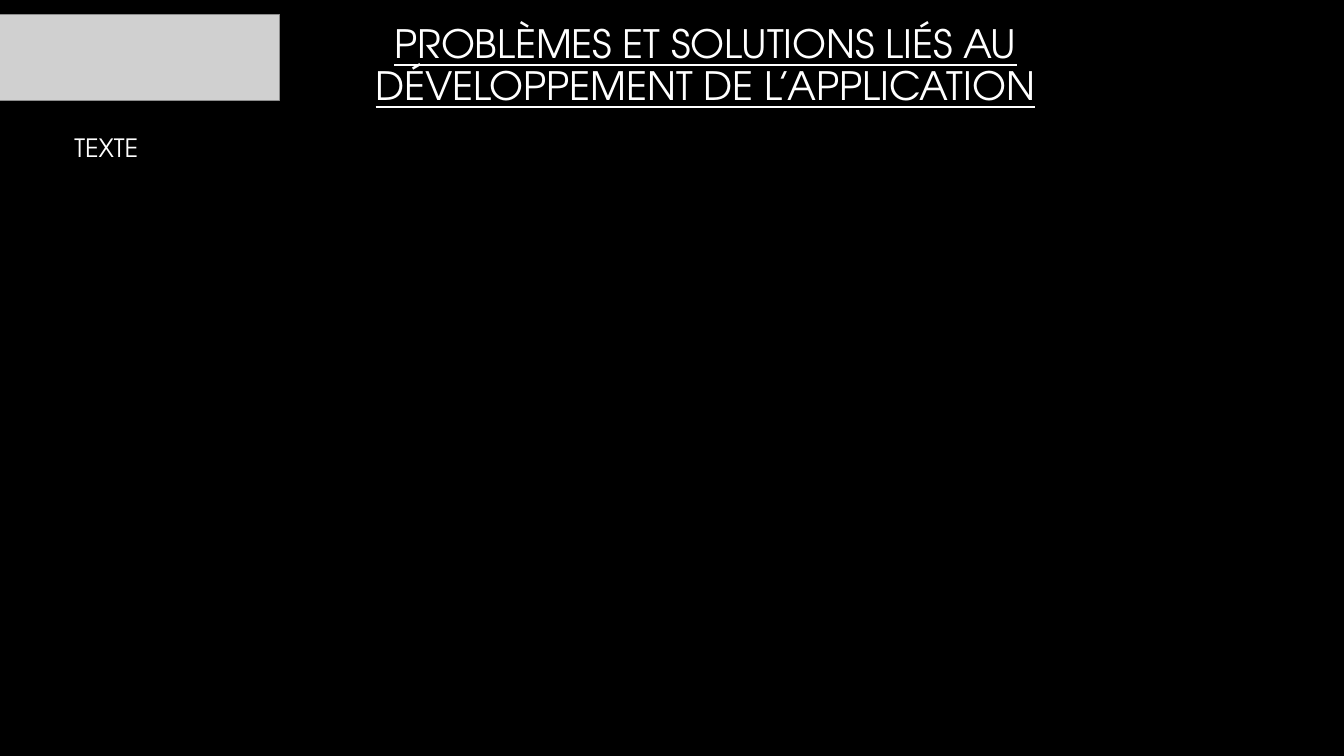
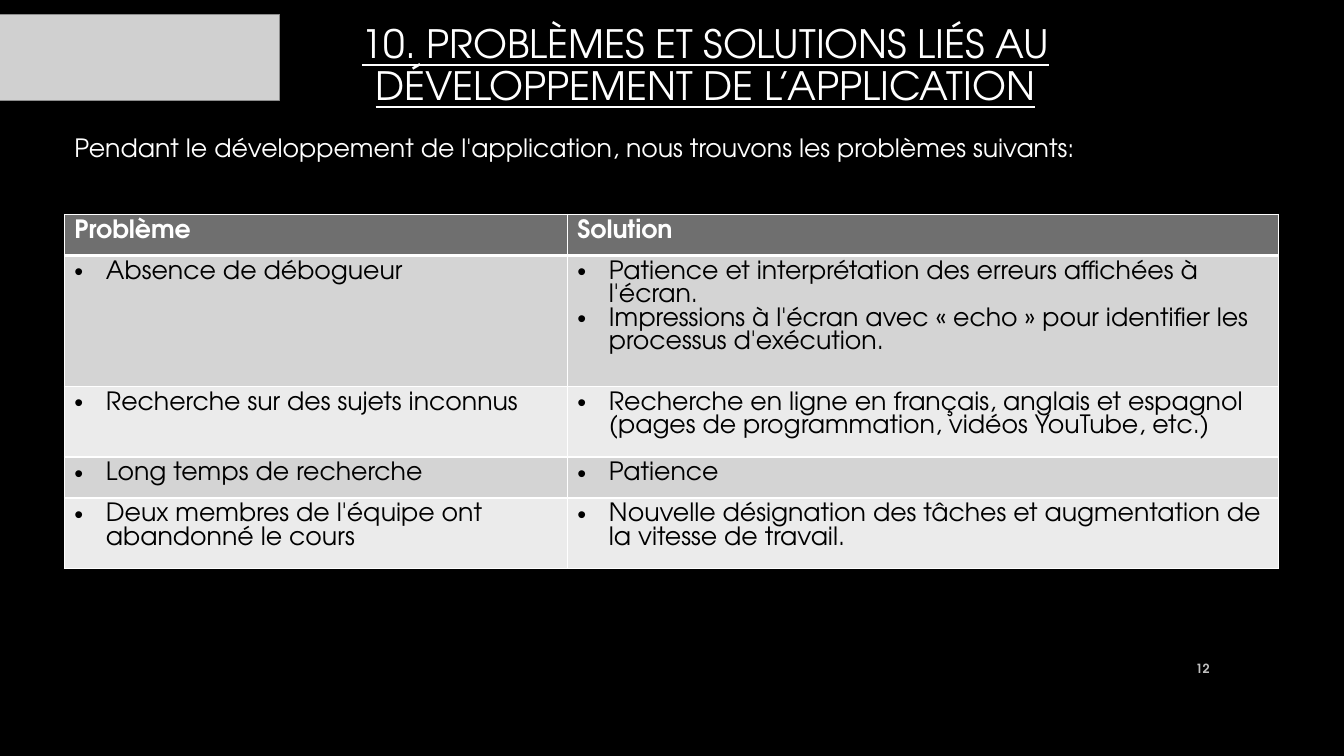
Before and after one commit to sodoto/projetFinal, a slide deck: slide 12 of presentation/CommunAction.pptx (slide 10 before the commit). Drawn at 1344x756 pixels with LibreOffice and Linux fonts; fonts in the diff are those of the drawing; grey boxes stand for pictures; background and template pictures are left out. Boxes give left, top, right and bottom in pixels: in the first picture for what was removed or moved away, otherwise in the second. Text is boxed around its words. In the diff, an @@ line names an element or a change of style, - is before the commit and + after.

```diff
--- a/presentation/CommunAction.pptx
+++ b/presentation/CommunAction.pptx
@@ title at [362,21,1049,108]: text changed @@
-PROBLÈMES ET SOLUTIONS LIÉS AU DÉVELOPPEMENT DE L’APPLICATION
+10. PROBLÈMES ET SOLUTIONS LIÉS AU DÉVELOPPEMENT DE L’APPLICATION
@@ text at [74,138,1074,162]: text changed @@
-TEXTE
+Pendant le développement de l'application, nous trouvons les problèmes suivants:
@@ table added at [65,215,1279,569], 5 rows, 2 columns @@
+Problème | Solution
+Absence de débogueur | Patience et interprétation des erreurs affichées à l'écran. / Impressions à l'écran avec « echo » pour identifier les processus d'exécution.
+Recherche sur des sujets inconnus | Recherche en ligne en français, anglais et espagnol (pages de programmation, vidéos YouTube, etc.)
+Long temps de recherche | Patience
+Deux membres de l'équipe ont abandonné le cours | Nouvelle désignation des tâches et augmentation de la vitesse de travail.
@@ page number added at [1196,663,1210,673], 9 pt, text #BFBFBF, bold @@
+12
```
Also in this commit, not shown: 11 other slides changed, 2 slides added.
